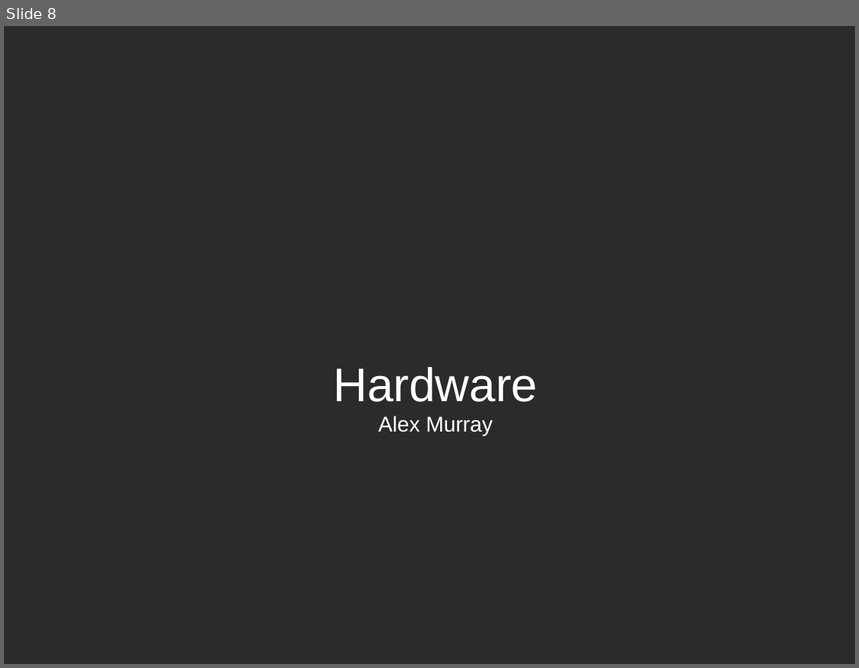
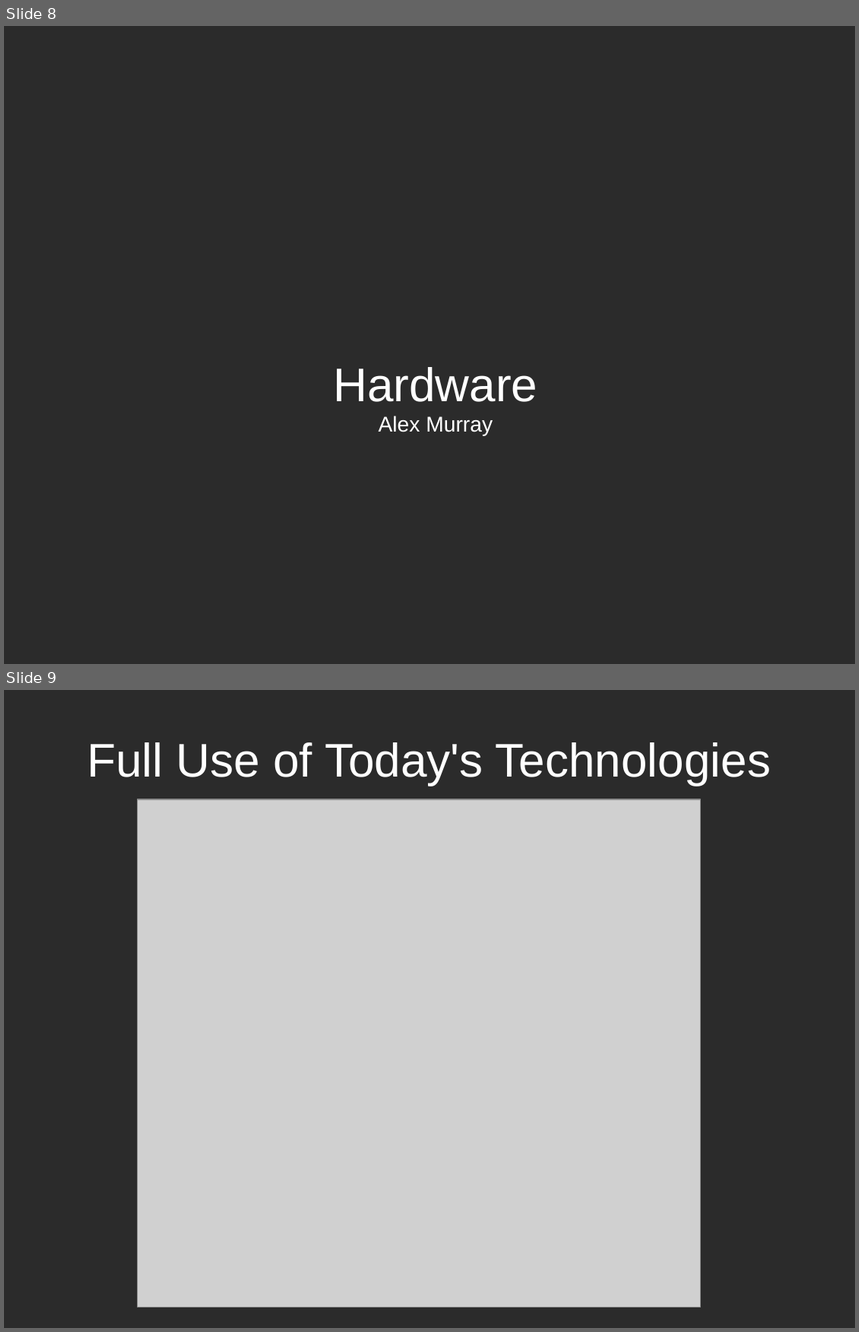
Before and after one commit to TheComet/bat6, a slide deck: doc/presentation/libreoffice/presentation.odp. Shown one above the other, each under a label of ours: slide 8 before the commit, slides 8 and 9 after it. The pictures are 859x668 and 859x1332 pixels, drawn with LibreOffice and Linux fonts; fonts in the diff are those of the drawing; grey boxes stand for pictures; background and template pictures are left out; a plain dark background stands for a picture behind light text. Boxes give left, top, right and bottom in pixels: in the first picture for what was removed or moved away, otherwise in the second. Text is boxed around its words. In the diff, an @@ line names an element or a change of style, - is before the commit and + after.

```diff
--- a/doc/presentation/libreoffice/presentation.odp
+++ b/doc/presentation/libreoffice/presentation.odp
@@ slide 9 added at bbox=[4, 690, 855, 1328], background picture (left out) @@
@@ title added at bbox=[88, 742, 771, 786], 44 pt, text #FFFFFF @@
+Full Use of Today's Technologies
@@ picture added at bbox=[138, 799, 701, 1308] @@
```
Also in this commit, not shown: 2 slides changed, 1 slide removed.
